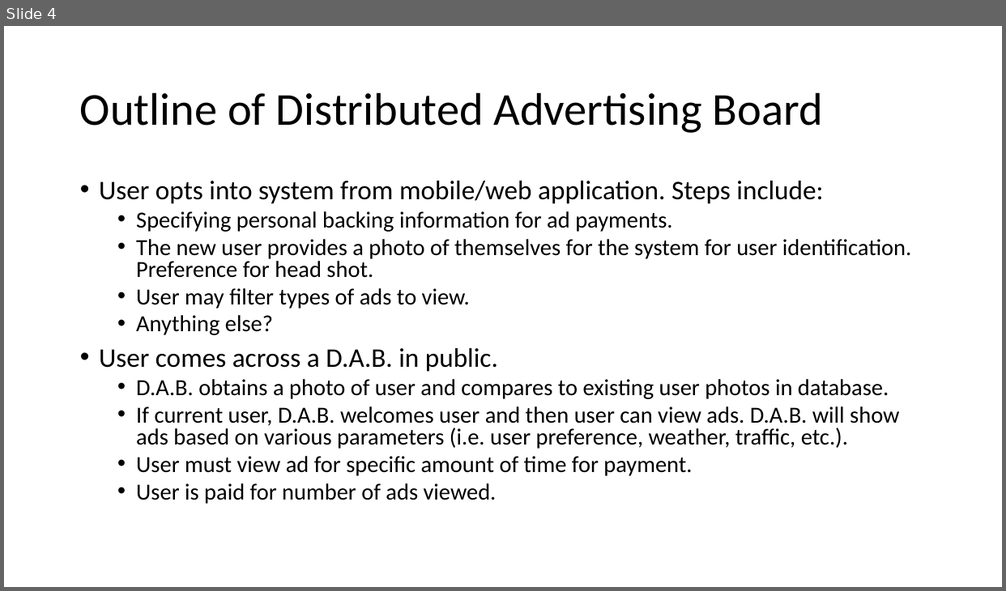
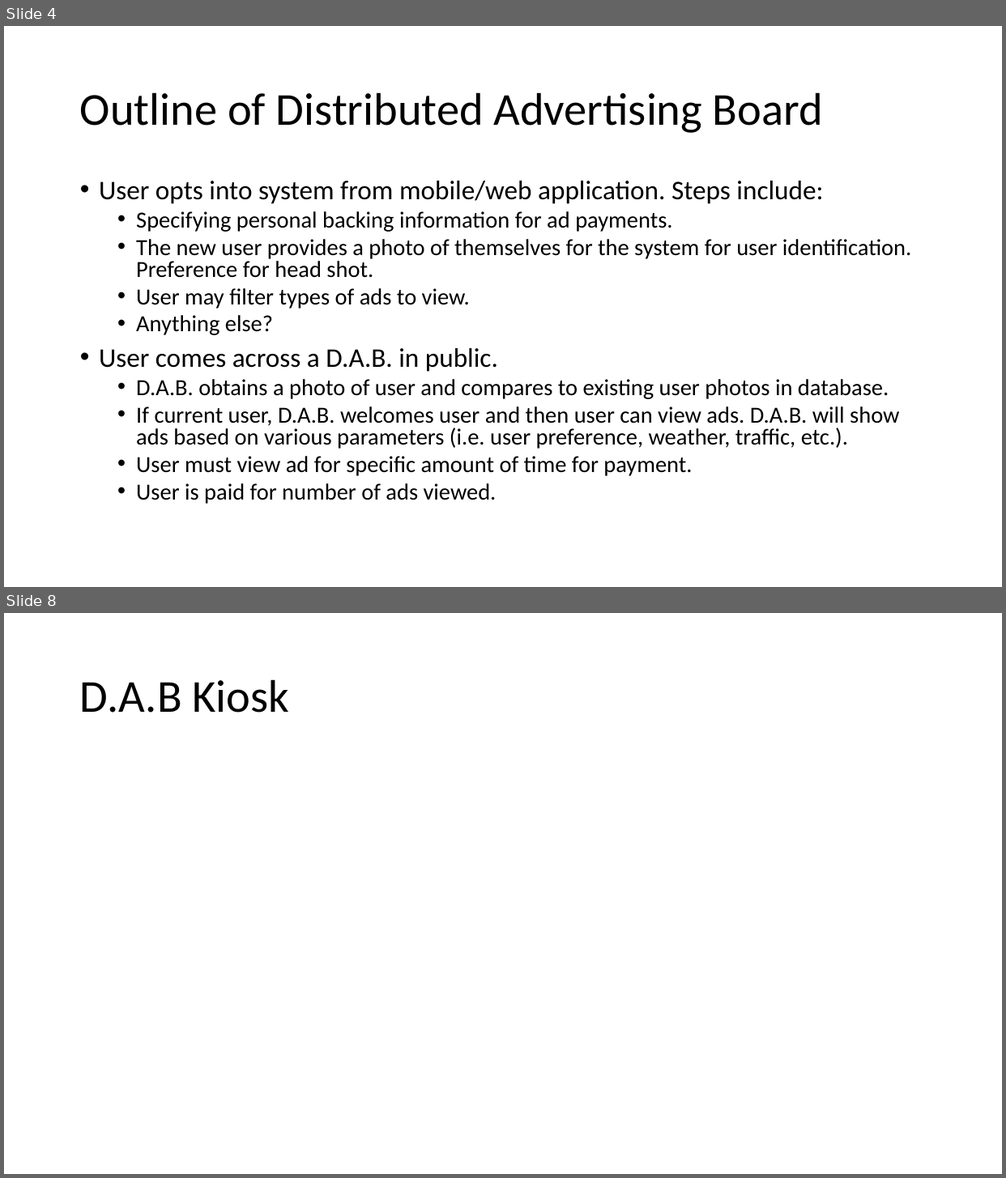
Before and after one commit to lukazd/DistributedAdvertisingBoard, a slide deck: Presentation/Distributed Advertising Board.pptx. Shown one above the other, each under a label of ours: slide 4 before the commit, slides 4 and 8 after it; the slides between them are not shown. The pictures are 1006x591 and 1006x1178 pixels, drawn with LibreOffice and Linux fonts; fonts in the diff are those of the drawing. Boxes give left, top, right and bottom in pixels: in the first picture for what was removed or moved away, otherwise in the second. Text is boxed around its words. In the diff, an @@ line names an element or a change of style, - is before the commit and + after.

```diff
--- a/Presentation/Distributed Advertising Board.pptx
+++ b/Presentation/Distributed Advertising Board.pptx
@@ slide 8 added at box(4, 613, 1002, 1174), background #FFFFFF @@
@@ title added at box(80, 679, 290, 713), 44 pt, text #000000 @@
+D.A.B Kiosk
```
Also in this commit, not shown: 3 other slides added, 9 other files.
